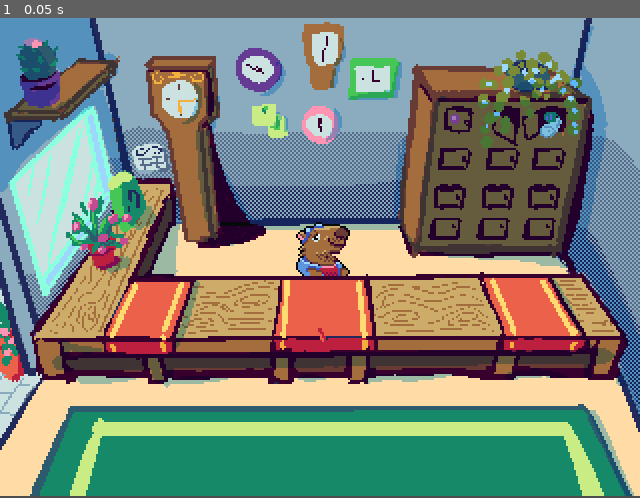
Above: before the commit, frame 1.
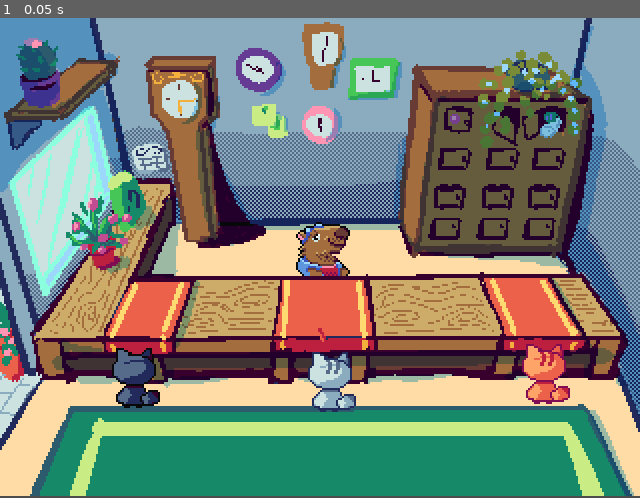
Above: after the commit, the same moment.

Repository: d-nery/capy-timeporium
Game: Godot game, scene res://Scenes/main_room.tscn
Same seed, same stepped clock (60 frames per second), same inputs: the game is played once before the commit and once after it. This scene is started directly instead of the project's main scene.
Inputs:
- Up to frame 1 (0.05 s): no input

The runs differ from the first frame. In frame 1, 2.0% of the frame differs, in the area x 17-90%, y 67-83%.

Commit message:
Adding client scene

Diff:
--- /dev/null
+++ b/Scenes/Actors/client.tscn
@@ -0,0 +1,17 @@
+[gd_scene load_steps=3 format=3 uid="uid://ckpge84y5o2kc"]
+
+[ext_resource type="Texture2D" uid="uid://cw4801f0qspso" path="res://Assets/Actors/cats-clients.png" id="1_l3q13"]
+
+[sub_resource type="RectangleShape2D" id="RectangleShape2D_ut4v5"]
+size = Vector2(8, 8)
+
+[node name="Client" type="AnimatableBody2D"]
+
+[node name="Sprite2D" type="Sprite2D" parent="."]
+texture = ExtResource("1_l3q13")
+hframes = 4
+
+[node name="CollisionShape2D" type="CollisionShape2D" parent="."]
+visible = false
+position = Vector2(0, 1)
+shape = SubResource("RectangleShape2D_ut4v5")
--- a/Scenes/Menu/start_screen.tscn
+++ b/Scenes/Menu/start_screen.tscn
@@ -3,6 +3,21 @@
 [ext_resource type="Texture2D" uid="uid://c3wacer5swejl" path="res://Assets/Menu/start_screen.png" id="1_hn36e"]
 [ext_resource type="Script" path="res://Scenes/Menu/start_screen.gd" id="1_ujq2c"]
 [ext_resource type="FontFile" uid="uid://c3eqtmu8yarnp" path="res://Assets/Minecraft.ttf" id="3_m5e8p"]
+
+[sub_resource type="Animation" id="Animation_4gy4t"]
+length = 0.001
+tracks/0/type = "value"
+tracks/0/imported = false
+tracks/0/enabled = true
+tracks/0/path = NodePath(".:modulate")
+tracks/0/interp = 1
+tracks/0/loop_wrap = true
+tracks/0/keys = {
+"times": PackedFloat32Array(0),
+"transitions": PackedFloat32Array(1),
+"update": 0,
+"values": [Color(1, 1, 1, 1)]
+}
 
 [sub_resource type="Animation" id="Animation_fbmnm"]
 resource_name = "fade_in_fade_out"
@@ -18,21 +33,6 @@
 "transitions": PackedFloat32Array(1, 1),
 "update": 0,
 "values": [Color(1, 1, 1, 1), Color(1, 1, 1, 0.00392157)]
-}
-
-[sub_resource type="Animation" id="Animation_4gy4t"]
-length = 0.001
-tracks/0/type = "value"
-tracks/0/imported = false
-tracks/0/enabled = true
-tracks/0/path = NodePath(".:modulate")
-tracks/0/interp = 1
-tracks/0/loop_wrap = true
-tracks/0/keys = {
-"times": PackedFloat32Array(0),
-"transitions": PackedFloat32Array(1),
-"update": 0,
-"values": [Color(1, 1, 1, 1)]
 }
 
 [sub_resource type="AnimationLibrary" id="AnimationLibrary_aren4"]
--- a/Scenes/main_room.tscn
+++ b/Scenes/main_room.tscn
@@ -1,7 +1,8 @@
-[gd_scene load_steps=3 format=3 uid="uid://cg8qpktnhmj56"]
+[gd_scene load_steps=4 format=3 uid="uid://cg8qpktnhmj56"]
 
 [ext_resource type="Texture2D" uid="uid://c1w8bc2xoegcd" path="res://Assets/Background/game-room.png" id="1_nnxqc"]
 [ext_resource type="Texture2D" uid="uid://c3hhkqwbnpi1w" path="res://Assets/Actors/capy.png" id="2_uoc50"]
+[ext_resource type="PackedScene" uid="uid://ckpge84y5o2kc" path="res://Scenes/Actors/client.tscn" id="3_nu4fa"]
 
 [node name="MainRoom" type="Node2D"]
 
@@ -12,3 +13,21 @@
 [node name="Capy" type="Sprite2D" parent="."]
 position = Vector2(161, 113)
 texture = ExtResource("2_uoc50")
+
+[node name="Client" parent="." instance=ExtResource("3_nu4fa")]
+position = Vector2(272, 177)
+
+[node name="Sprite2D" parent="Client" index="0"]
+frame = 1
+
+[node name="Client2" parent="." instance=ExtResource("3_nu4fa")]
+position = Vector2(165, 181)
+
+[node name="Client3" parent="." instance=ExtResource("3_nu4fa")]
+position = Vector2(67, 179)
+
+[node name="Sprite2D" parent="Client3" index="0"]
+frame = 3
+
+[editable path="Client"]
+[editable path="Client3"]
Binary file added: Assets/Actors/cats-clients.png
Not shown, added: Assets/Actors/cats-clients.png.import
Not shown: 1 places in Scenes/puzzle_one.tscn that only renumber resources
